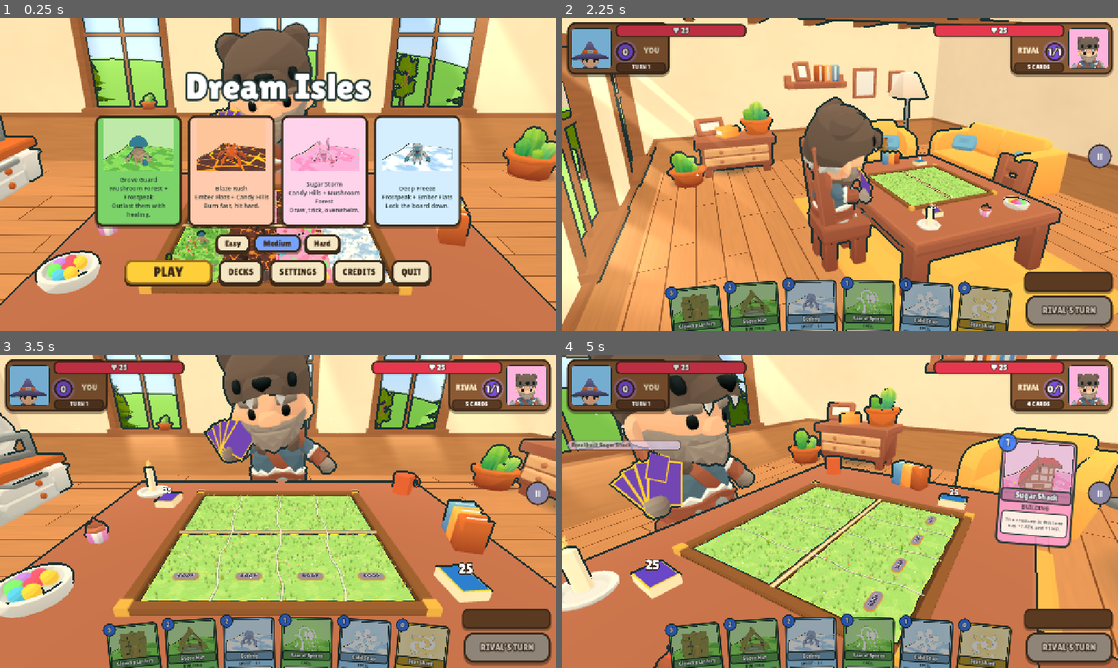
Above: before the commit, frames 1-4 (two rows, left to right).
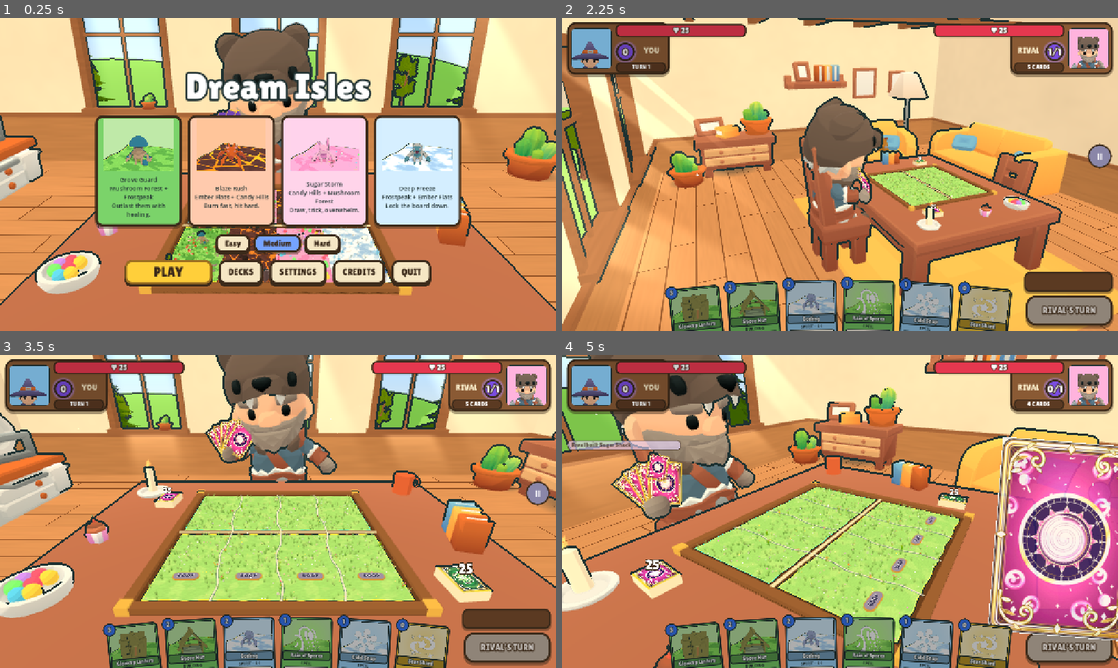
Above: after the commit, the same moments.

Repository: muriarty1893/cardwards
Game: Godot game, scene res://menus/main_menu.tscn
Two runs of this game, one before a commit and one after it. Both use one fixed random seed, a clock stepped at 60 frames per second and the inputs below.
Inputs (mouse positions are in pixels of both pictures, inside the frame that each line leads up to):
- Up to frame 1 (0.25 s): no input
- Up to frame 2 (2.25 s): click "Easy" at 0.5 s; click "Easy" at 1.25 s; click "PLAY" at 2 s
- Up to frame 3 (3.5 s): tap Enter at 2.75 s; drag from (133, 658) to (333, 442) at 2.77 s
- Up to frame 4 (5 s): drag from (756, 655) to (812, 574) at 3.52 s; move the mouse to (812, 652) at 4.27 s; hold Right from 4.28 s (still down); hold E from 4.28 s (still down); click (812, 652) at 4.42 s

The runs differ from the first frame. In frame 1, less than 0.1% of the frame differs, in the area x 37-43%, y 28-32%; in frame 2, 0.1%; in frame 3, 1.1%; in frame 4, 15%, in the area x 8-100%, y 24-92%.

Commit message:
feat: card backs per deck from the user's backs_v4 designs
Rival fan, both deck piles, flying face-down cards, a back-to-face flip on the rival
card reveal, and a back thumbnail in the deck builder.

Co-Authored-By: Claude Opus 5.5 <noreply@anthropic.com>

Diff:
--- a/menus/deck_builder.gd
+++ b/menus/deck_builder.gd
@@ -21,6 +21,9 @@
 var _list: VBoxContainer
 var _name_edit: LineEdit
 var _name_label: Label
+## The deck's card back (CardBacks), updated as its cards change.
+var _back: TextureRect
+var _lands: Array[int] = [0, 1, 2, 3]
 var _count: Label
 var _status: Label
 var _copy_b: Button
@@ -190,6 +193,13 @@
 	var col := VBoxContainer.new()
 	col.custom_minimum_size = Vector2(270, 0)
 	col.add_theme_constant_override("separation", 8)
+	_back = TextureRect.new()
+	_back.custom_minimum_size = Vector2(56, 78)
+	_back.expand_mode = TextureRect.EXPAND_IGNORE_SIZE
+	_back.stretch_mode = TextureRect.STRETCH_KEEP_ASPECT_CENTERED
+	_back.size_flags_horizontal = Control.SIZE_SHRINK_BEGIN
+	_back.tooltip_text = "This deck's card back"
+	col.add_child(_back)
 	_name_edit = LineEdit.new()
 	_name_edit.max_length = 24
 	_name_edit.add_theme_font_size_override("font_size", 20)
@@ -239,6 +249,7 @@
 	editable = DeckStore.is_custom(id)
 	var d: DeckData = DeckStore.find(id) if editable else CardDB.deck(id)
 	cards = d.cards.duplicate() if d else []
+	_lands = d.lands.duplicate() if d else [0, 1, 2, 3]
 	_name_edit.visible = editable
 	_name_label.visible = not editable
 	_name_edit.text = d.display_name if d else ""
@@ -377,6 +388,11 @@
 
 
 func _refresh() -> void:
+	if _back:
+		var tmp := DeckData.new()
+		tmp.lands = _lands
+		tmp.cards = cards
+		_back.texture = CardBacks.texture_for(tmp)
 	var err: String = DeckStore.validate(cards)
 	_count.text = "%d / %d cards" % [cards.size(), DeckStore.DECK_SIZE]
 	_count.add_theme_color_override("font_color", UiStyle.WOOD_INK if cards.size() == DeckStore.DECK_SIZE else Palette.HP.darkened(0.1))
--- /dev/null
+++ b/tests/test_card_backs.gd
@@ -0,0 +1,67 @@
+extends TestCase
+## Board look 2, spec 3.1: each deck shows its land's card back (from the user's backs_v4 designs).
+
+
+func test_main_land_starters() -> bool:
+	assert_eq(CardBacks.main_land(CardDB.deck(&"blaze_rush")), CardData.Land.EMBER, "Blaze Rush is an Ember deck")
+	assert_eq(CardBacks.main_land(CardDB.deck(&"deep_freeze")), CardData.Land.FROST, "Deep Freeze is a Frost deck")
+	assert_eq(CardBacks.main_land(CardDB.deck(&"grove_guard")), CardData.Land.MUSHROOM, "Grove Guard is a Mushroom deck")
+	assert_eq(CardBacks.main_land(CardDB.deck(&"sugar_storm")), CardData.Land.CANDY, "Sugar Storm is a Candy deck")
+	return true
+
+
+func test_tie_uses_first_lane() -> bool:
+	var d := DeckData.new()
+	d.lands = [3, 1, 1, 3]
+	d.cards = [CardDB.card(&"cinderpup"), CardDB.card(&"ashmite"), CardDB.card(&"iceling"), CardDB.card(&"snowmite"), CardDB.card(&"star_shard")]
+	assert_eq(CardBacks.main_land(d), CardData.Land.FROST, "a tie goes to the first lane's land")
+	d.lands = [1, 3, 3, 1]
+	assert_eq(CardBacks.main_land(d), CardData.Land.EMBER, "a tie goes to the first lane's land (ember)")
+	var neutral := DeckData.new()
+	neutral.lands = [2, 2, 2, 2]
+	neutral.cards = [CardDB.card(&"star_shard")]
+	assert_eq(CardBacks.main_land(neutral), CardData.Land.CANDY, "no land cards: the first lane's land")
+	return true
+
+
+func test_texture_for() -> bool:
+	assert_true(CardBacks.texture_for(CardDB.deck(&"blaze_rush")).resource_path.ends_with("card_backs/ember.png"), "ember back")
+	assert_true(CardBacks.texture_for(CardDB.deck(&"sugar_storm")).resource_path.ends_with("card_backs/candy.png"), "candy back")
+	for land: int in 4:
+		assert_true(CardBacks.texture_for_land(land) != null, "land %d has a back" % land)
+	return true
+
+
+func test_rival_fan_uses_back() -> bool:
+	var seat := RivalSeat.new()
+	(Engine.get_main_loop() as SceneTree).root.add_child(seat)
+	await (Engine.get_main_loop() as SceneTree).process_frame
+	seat.setup(MatchController.RIVAL_MODEL)
+	var tex: Texture2D = CardBacks.texture_for_land(CardData.Land.FROST)
+	seat.set_back(tex)
+	assert_true(seat.hand_count() > 0, "the rival holds cards")
+	assert_eq(seat.back_texture, tex, "the seat keeps the back")
+	var faces: int = 0
+	for mi: Node in seat.find_children("Back*", "MeshInstance3D", true, false):
+		var mat := (mi as MeshInstance3D).material_override as ShaderMaterial
+		if mat and mat.get_shader_parameter("albedo_tex") == tex:
+			faces += 1
+	assert_eq(faces, seat.hand_count() * 2, "every held card shows the back on both faces")
+	seat.free()
+	return true
+
+
+func test_deck_piles_use_backs() -> bool:
+	var stacks := CardStacks.new()
+	(Engine.get_main_loop() as SceneTree).root.add_child(stacks)
+	await (Engine.get_main_loop() as SceneTree).process_frame
+	var a: Texture2D = CardBacks.texture_for_land(CardData.Land.EMBER)
+	var b: Texture2D = CardBacks.texture_for_land(CardData.Land.CANDY)
+	stacks.set_backs(a, b)
+	var decks: Array[int] = [20, 20]
+	var discards: Array[int] = [0, 0]
+	stacks.set_counts(decks, discards)
+	assert_eq(stacks.deck_face_texture(0), a, "your deck pile shows your back")
+	assert_eq(stacks.deck_face_texture(1), b, "the rival's deck pile shows theirs")
+	stacks.free()
+	return true
--- a/tests/test_lanes.gd
+++ b/tests/test_lanes.gd
@@ -40,7 +40,9 @@
 						var off: Vector2 = (Vector2(o.x, o.z) - spots[1]).abs()
 						assert_true(off.x >= BoopPlate.SIZE.x / 2.0 or off.y >= BoopPlate.SIZE.y / 2.0, "land %d p%d cover %d clear of the boop plate" % [land, p, i])
 					assert_true(absf(o.x) <= Island.WIDTH / 2.0 and absf(o.z) <= Island.LENGTH / 2.0, "land %d cover %d on its tile" % [land, i])
-			assert_true(n >= LaneDressing.DENSITY[land] * 0.8, "land %d p%d dense (%d)" % [land, p, n])
+			# Lands with set pieces carry less cover (LOOK_COVER; Ember a bit less again).
+			var share: float = 1.0 if LaneDressing.set_piece_rects(root).is_empty() else LaneDressing.LOOK_COVER * (0.75 if land == 1 else 1.0)
+			assert_true(n >= LaneDressing.DENSITY[land] * share * 0.8, "land %d p%d dense (%d)" % [land, p, n])
 			root.free()
 	return true
 
--- /dev/null
+++ b/view/card_backs.gd
@@ -0,0 +1,32 @@
+class_name CardBacks
+extends RefCounted
+## Card backs per deck (board look 2, spec 3.1): a deck shows its main land's back. Art: the user's own designs
+## (~/Desktop/artcard/backs_v4: 01 Ember Reign, 03 Frostbound, 04 Verdant Bloom, 14 Candy Realm), resized.
+
+const PATHS: Array[String] = [
+	"res://assets/card_backs/mushroom.png",
+	"res://assets/card_backs/ember.png",
+	"res://assets/card_backs/candy.png",
+	"res://assets/card_backs/frost.png",
+]
+
+
+## The land with the most cards in the deck; ties (and decks of only neutral cards) go to its first lane's land.
+static func main_land(deck: DeckData) -> int:
+	var counts: Array[int] = [0, 0, 0, 0]
+	for c: CardData in deck.cards:
+		if c and c.land != CardData.Land.NEUTRAL:
+			counts[c.land] += 1
+	var best: int = counts.max()
+	var first: int = deck.lands[0] if deck.lands.size() > 0 else 0
+	if first >= 0 and first < 4 and counts[first] == best:
+		return first
+	return counts.find(best)
+
+
+static func texture_for(deck: DeckData) -> Texture2D:
+	return texture_for_land(main_land(deck))
+
+
+static func texture_for_land(land: int) -> Texture2D:
+	return load(PATHS[clampi(land, 0, 3)]) as Texture2D
--- a/view/event_player.gd
+++ b/view/event_player.gd
@@ -273,11 +273,19 @@
 
 ## The rival's card shows large at the right of the board for a moment before it lands (the
 ## action log has the left).
+## The rival's card slides in face down (their card back), flips over and lingers.
 func _reveal(c: CardData) -> void:
-	var w := CardWidget.new()
-	w.setup(c, 0)
+	var w := Control.new()
+	w.size = CardWidget.SIZE
 	w.mouse_filter = Control.MOUSE_FILTER_IGNORE
 	w.pivot_offset = CardWidget.SIZE / 2.0
+	var face := CardWidget.new()
+	face.setup(c, 0)
+	face.mouse_filter = Control.MOUSE_FILTER_IGNORE
+	face.visible = false
+	w.add_child(face)
+	var back: Control = FlyingCard.back_rect(m.card_backs[MatchController.AI]) if m.card_backs[MatchController.AI] else Control.new()
+	w.add_child(back)
 	var vp: Vector2 = m.hud.get_viewport_rect().size
 	var at := Vector2(vp.x * 0.87, vp.y * 0.44) - CardWidget.SIZE / 2.0
 	m.hud.add_child(w)
@@ -288,7 +296,13 @@
 	var tw := w.create_tween().set_parallel()
 	tw.tween_property(w, "position", at, 0.25 / speed).set_trans(Tween.TRANS_BACK).set_ease(Tween.EASE_OUT)
 	tw.tween_property(w, "modulate:a", 1.0, 0.15 / speed)
-	tw.chain().tween_interval(1.1 / speed)
+	# The flip: squash to an edge, swap back for face, open up again.
+	tw.chain().tween_property(w, "scale:x", 0.0, 0.12 / speed).set_ease(Tween.EASE_IN)
+	tw.chain().tween_callback(func() -> void:
+		back.visible = false
+		face.visible = true)
+	tw.chain().tween_property(w, "scale:x", 1.25, 0.14 / speed).set_ease(Tween.EASE_OUT)
+	tw.chain().tween_interval(1.0 / speed)
 	tw.chain().tween_property(w, "modulate:a", 0.0, 0.25 / speed)
 	tw.chain().tween_callback(w.queue_free)
 	await _wait(0.55)
@@ -308,7 +322,7 @@
 	var human: bool = p == MatchController.HUMAN
 	Audio.sfx(&"card_play")
 	var from: Vector2 = m.hand.last_drop_pos if human and m.hand.last_drop_pos != Vector2.ZERO else (m.hud.hero_screen_pos(true) if human else m.rival_hand_screen())
-	FlyingCard.fly(m.hud, c, from, lane_screen, human, 0.22 / speed)
+	FlyingCard.fly(m.hud, c, from, lane_screen, human, 0.22 / speed, m.card_backs[p])
 	await _wait(0.22)
 	var drop := Vector3.INF
 	if human and m.hand.last_drop_pos != Vector2.ZERO:
--- a/view/fx/flying_card.gd
+++ b/view/fx/flying_card.gd
@@ -5,7 +5,8 @@
 signal landed
 
 
-static func fly(parent: Control, card: CardData, from: Vector2, to: Vector2, face_up: bool, duration: float = 0.3) -> FlyingCard:
+## `back`: the owner's card back art (CardBacks) for a face-down card; a plain back when null.
+static func fly(parent: Control, card: CardData, from: Vector2, to: Vector2, face_up: bool, duration: float = 0.3, back_tex: Texture2D = null) -> FlyingCard:
 	var f := FlyingCard.new()
 	f.mouse_filter = Control.MOUSE_FILTER_IGNORE
 	f.size = CardWidget.SIZE
@@ -14,6 +15,8 @@
 		w.setup(card, -1)
 		w.mouse_filter = Control.MOUSE_FILTER_IGNORE
 		f.add_child(w)
+	elif back_tex:
+		f.add_child(back_rect(back_tex))
 	else:
 		var back := Panel.new()
 		back.size = CardWidget.SIZE
@@ -42,3 +45,14 @@
 		f.landed.emit()
 		f.queue_free())
 	return f
+
+
+## A card-sized picture of a card back.
+static func back_rect(tex: Texture2D) -> TextureRect:
+	var r := TextureRect.new()
+	r.texture = tex
+	r.size = CardWidget.SIZE
+	r.expand_mode = TextureRect.EXPAND_IGNORE_SIZE
+	r.stretch_mode = TextureRect.STRETCH_SCALE
+	r.mouse_filter = Control.MOUSE_FILTER_IGNORE
+	return r
--- a/view/fx/fx_director.gd
+++ b/view/fx/fx_director.gd
@@ -369,7 +369,7 @@
 	var target: Vector2 = to if human else m.rival_hand_screen()
 	var start: Vector2 = from if human else m.hud.deck_screen_pos(false)
 	var c: CardData = CardDB.card(d.get("card", &"")) if d.has("card") else null
-	FlyingCard.fly(m.hud, c, start, target, face_up and human, 0.3 / m.player.speed)
+	FlyingCard.fly(m.hud, c, start, target, face_up and human, 0.3 / m.player.speed, m.card_backs[int(d.get("player", 0))])
 	await _wait(m, 0.3 / m.player.speed)
 	if not is_instance_valid(m):
 		return
--- a/view/match.gd
+++ b/view/match.gd
@@ -18,6 +18,8 @@
 var field_fx: FieldFx
 ## Both players' deck and discard piles on the table.
 var stacks: CardStacks
+## Each player's card back (CardBacks), from their deck's main land.
+var card_backs: Array[Texture2D] = [null, null]
 var _ui_root: Control
 var action_log: ActionLog
 ## Creatures placed so far (seeds each one's wandering).
@@ -46,7 +48,10 @@
 func _ready() -> void:
 	var seed: int = Session.match_seed()
 	difficulty = Session.difficulty
-	state = Rules.setup(CardDB.deck(Session.player_deck), CardDB.deck(Session.resolve_ai_deck(seed)), seed)
+	var deck_a: DeckData = CardDB.deck(Session.player_deck)
+	var deck_b: DeckData = CardDB.deck(Session.resolve_ai_deck(seed))
+	card_backs = [CardBacks.texture_for(deck_a), CardBacks.texture_for(deck_b)]
+	state = Rules.setup(deck_a, deck_b, seed)
 	ai = AIPlayer.new(AI, difficulty, seed + 7919)
 	var opening: Array[GameEvent] = Rules.start_turn(state)
 	if "--demo-board" in OS.get_cmdline_user_args():
@@ -64,9 +69,11 @@
 	stacks = CardStacks.new()
 	stacks.name = "CardStacks"
 	add_child(stacks)
+	stacks.set_backs(card_backs[0], card_backs[1])
 	rival = RivalSeat.new()
 	add_child(rival)
 	rival.setup(RIVAL_MODEL)
+	rival.set_back(card_backs[1])
 	rival.set_hand_count(state.players[AI].hand.size(), false)
 	board = Board.new()
 	add_child(board)
--- a/view/room/card_stacks.gd
+++ b/view/room/card_stacks.gd
@@ -18,12 +18,15 @@
 
 ## [player][0 deck / 1 discard] -> {"root", "body", "top", "label", "count"}
 var _piles: Array[Array] = [[{}, {}], [{}, {}]]
+## Each player's card back art (CardBacks) for the deck pile's top face.
+var _backs: Array[Texture2D] = [null, null]
 
 
 func _ready() -> void:
 	for p: int in 2:
 		for k: int in 2:
 			_piles[p][k] = _make_pile(p, k)
+		_paint_deck_top(p)
 
 
 func _make_pile(p: int, k: int) -> Dictionary:
@@ -91,9 +94,32 @@
 		if top_card:
 			mat.albedo_texture = load(VisualDB.art_path(top_card.id)) as Texture2D
 			mat.albedo_color = Color.WHITE
+		elif pile == _piles[p][0]:
+			_paint_deck_top(p)
 		else:
 			mat.albedo_texture = null
-			mat.albedo_color = BACKS[p] if pile == _piles[p][0] else EDGE.darkened(0.2)
+			mat.albedo_color = EDGE.darkened(0.2)
+
+
+## Shows each deck's card back on its deck pile.
+func set_backs(you: Texture2D, rival: Texture2D) -> void:
+	_backs = [you, rival]
+	for p: int in 2:
+		_paint_deck_top(p)
+
+
+func _paint_deck_top(p: int) -> void:
+	var pile: Dictionary = _piles[p][0]
+	if pile.is_empty():
+		return
+	var mat: StandardMaterial3D = pile["mat"]
+	mat.albedo_texture = _backs[p]
+	mat.albedo_color = Color.WHITE if _backs[p] else BACKS[p]
+
+
+## The texture on player p's deck pile top (tests).
+func deck_face_texture(p: int) -> Texture2D:
+	return (_piles[p][0]["mat"] as StandardMaterial3D).albedo_texture
 
 
 func count(p: int, kind: StringName) -> int:
--- a/view/room/rival_seat.gd
+++ b/view/room/rival_seat.gd
@@ -28,6 +28,8 @@
 const FORWARD := 2.6
 const CHAIR_K := Vector3(Room.SCALE, Room.SCALE + LIFT / 0.55, Room.SCALE)
 const CARD_BACK := Color("#6a46c8")
+## The deck's card back art (CardBacks), shown on the held fan.
+var back_texture: Texture2D
 const CARD_RIM := Color("#ffcf3a")
 
 var model: Node3D
@@ -180,15 +182,37 @@
 
 
 func _make_card() -> Node3D:
-	var back := BoxMesh.new()
-	back.size = Vector3(0.27, 0.39, 0.004)
 	var rim := BoxMesh.new()
-	rim.size = Vector3(0.31, 0.43, 0.006)
+	rim.size = Vector3(0.29, 0.41, 0.006)
 	var card := Node3D.new()
 	card.add_child(Palette.mesh(rim, Toon.plain(CARD_RIM), Vector3(0, 0.2, 0)))
+	var face := QuadMesh.new()
+	face.size = Vector2(0.27, 0.39)
 	for side: float in [-1.0, 1.0]:
-		card.add_child(Palette.mesh(back, Toon.plain(CARD_BACK), Vector3(0, 0.2, side * 0.004)))
+		var mi := Palette.mesh(face, _back_material(), Vector3(0, 0.2, side * 0.0035))
+		mi.name = "Back%d" % (0 if side < 0 else 1)
+		# The quad faces +z; turn the far one around so both faces show the back.
+		if side < 0:
+			mi.rotation.y = PI
+		card.add_child(mi)
 	return card
+
+
+## The held cards' back: the deck's card back art, or the plain colour until set_back() is called.
+func _back_material() -> Material:
+	if back_texture:
+		return Toon.material(back_texture, Color.WHITE)
+	return Toon.plain(CARD_BACK)
+
+
+## Shows `tex` (CardBacks) on every card in the fan, now and from now on.
+func set_back(tex: Texture2D) -> void:
+	back_texture = tex
+	var mat: Material = _back_material()
+	for card: Node3D in _cards:
+		for mi: Node in card.get_children():
+			if String(mi.name).begins_with("Back"):
+				(mi as MeshInstance3D).material_override = mat
 
 
 ## Cards held in the fan now.
Binary file added: assets/card_backs/candy.png
Not shown, added: assets/card_backs/candy.png.import
Binary file added: assets/card_backs/ember.png
Not shown, added: assets/card_backs/ember.png.import
Binary file added: assets/card_backs/frost.png
Not shown, added: assets/card_backs/frost.png.import
Binary file added: assets/card_backs/mushroom.png
Not shown, added: assets/card_backs/mushroom.png.import
Not shown, added: tests/test_card_backs.gd.uid
Not shown, added: view/board/pond.gdshader.uid
Not shown, added: view/card_backs.gd.uid
Not shown, changed: assets/CREDITS.md
